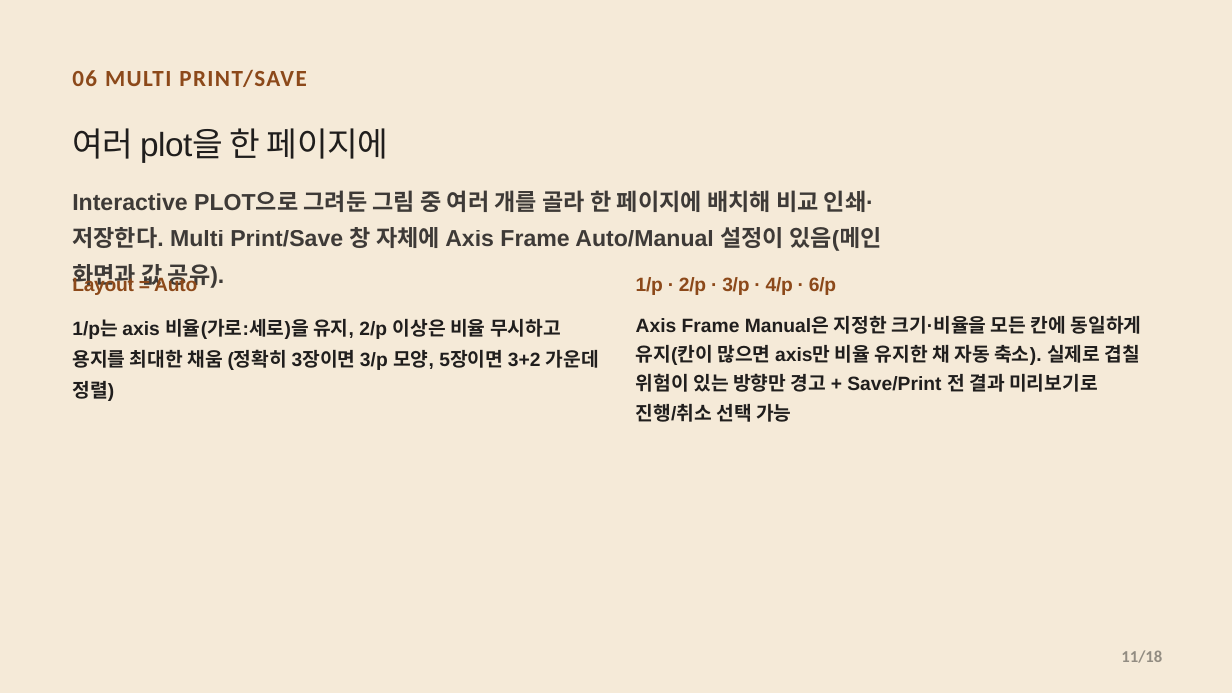
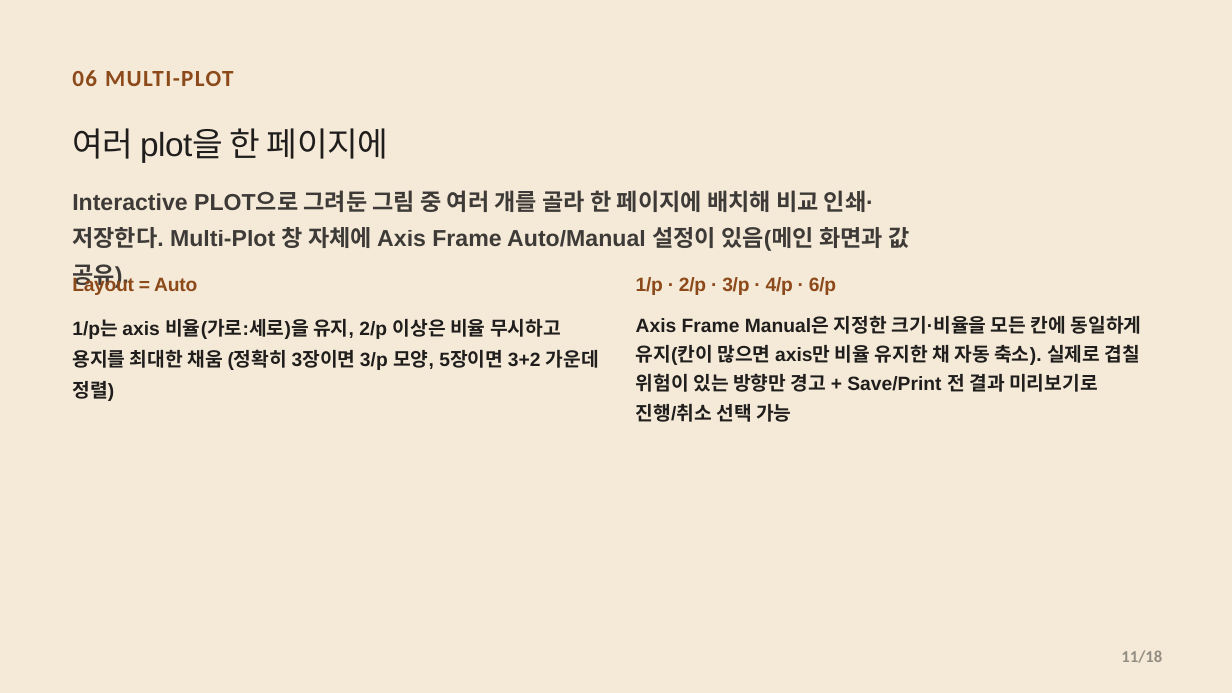
Before and after one commit to CWKIM113/CathPlot_Pub, a slide deck: slide 11 of CathPlot_Deck.pptx. Drawn at 1232x693 pixels with LibreOffice and Linux fonts; fonts in the diff are those of the drawing. Boxes give left, top, right and bottom in pixels: in the first picture for what was removed or moved away, otherwise in the second. Text is boxed around its words. In the diff, an @@ line names an element or a change of style, - is before the commit and + after.

```diff
--- a/CathPlot_Deck.pptx
+++ b/CathPlot_Deck.pptx
@@ text at (72,70,234,86): text changed @@
-06 MULTI PRINT/SAVE
+06 MULTI-PLOT
@@ text at (72,190,909,251): text changed @@
-Interactive PLOT으로 그려둔 그림 중 여러 개를 골라 한 페이지에 배치해 비교 인쇄·저장한다. Multi Print/Save 창 자체에 Axis Frame Auto/Manual 설정이 있음(메인 화면과 값 공유).
+Interactive PLOT으로 그려둔 그림 중 여러 개를 골라 한 페이지에 배치해 비교 인쇄·저장한다. Multi-Plot 창 자체에 Axis Frame Auto/Manual 설정이 있음(메인 화면과 값 공유).
```
Also in this commit, not shown: 3 other slides changed, 1 other file.
